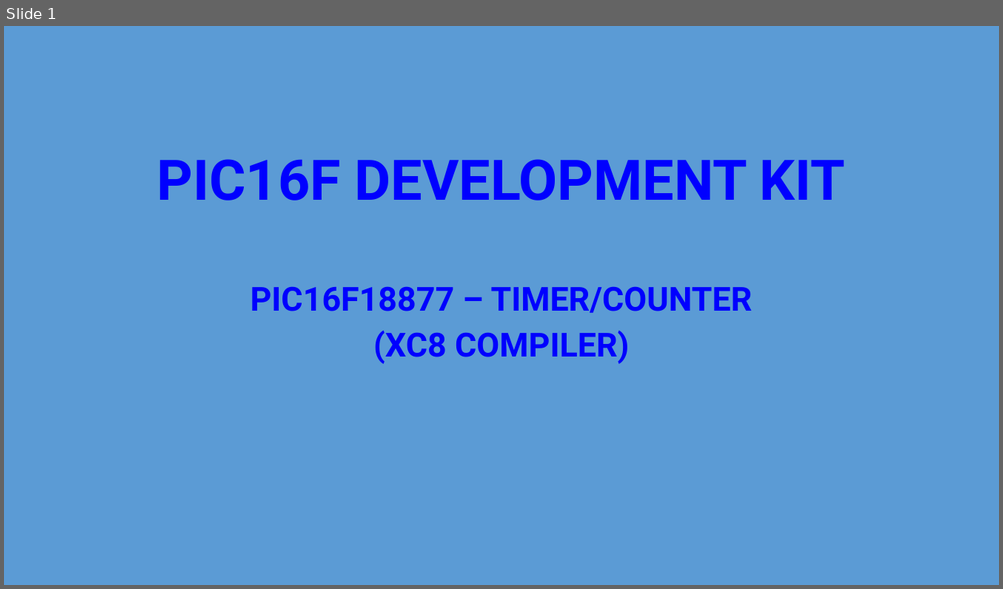
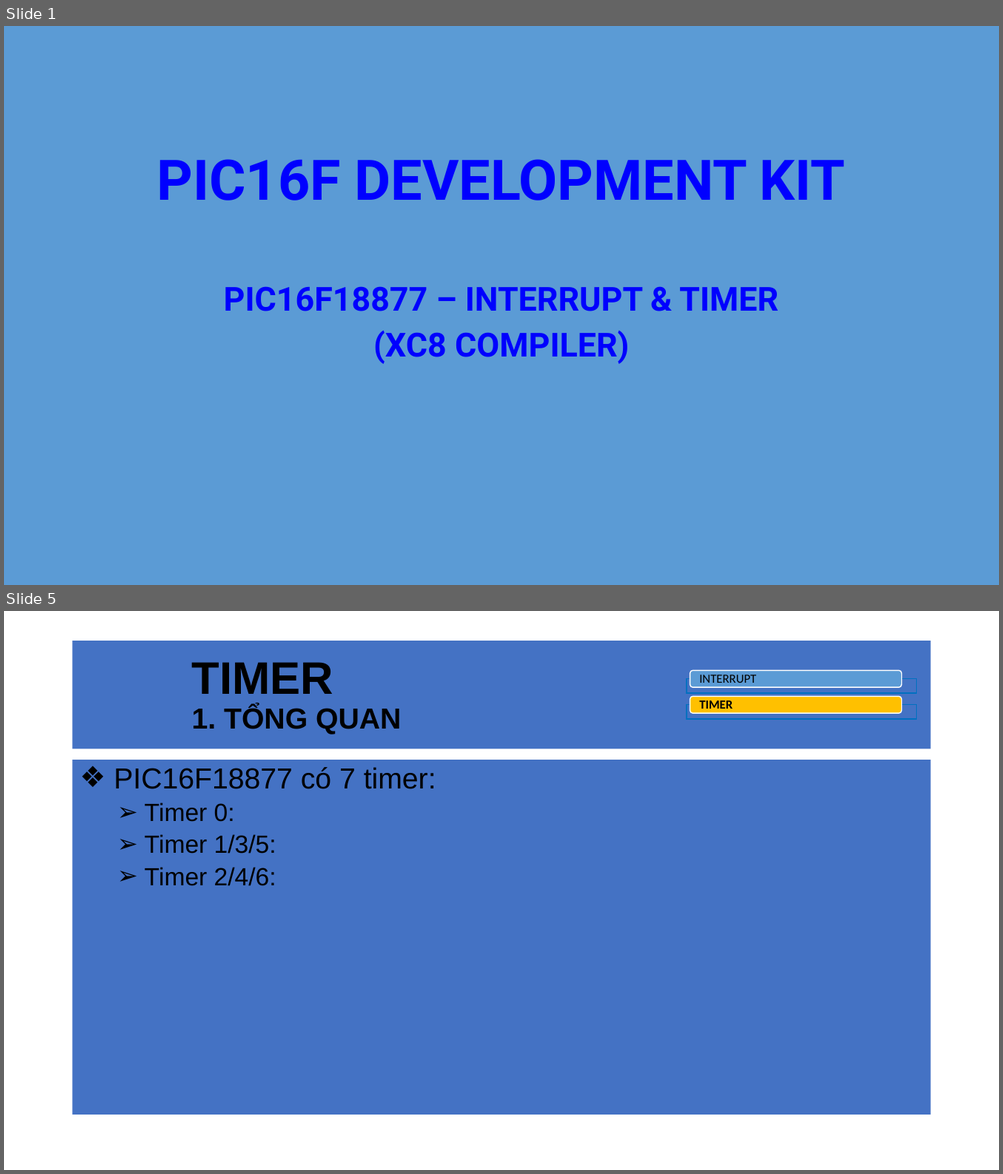
Before and after one commit to sampidevkit/PIC16FDevKit, a slide deck: TUT/B03_Timer/Timer.pptx. Shown one above the other, each under a label of ours: slide 1 before the commit, slides 1 and 5 after it; the slides between them are not shown. The pictures are 1003x589 and 1003x1174 pixels, drawn with LibreOffice and Linux fonts; fonts in the diff are those of the drawing; grey boxes stand for pictures; background and template pictures are left out. Boxes give left, top, right and bottom in pixels: in the first picture for what was removed or moved away, otherwise in the second. Text is boxed around its words. In the diff, an @@ line names an element or a change of style, - is before the commit and + after.

Commit message:
Present 2: Timer - update 2

```diff
--- a/TUT/B03_Timer/Timer.pptx
+++ b/TUT/B03_Timer/Timer.pptx
@@ slide 5 added at box(4, 611, 999, 1170), background #FFFFFF @@
@@ title added at box(73, 641, 930, 749), fill #4472C4, 28 pt, text #000000, bold @@
+TIMER
+1. TỔNG QUAN
@@ group added at box(687, 671, 916, 719): 2 rectangles, 2 freeform shapes @@
+INTERRUPT
+TIMER
@@ text added at box(73, 760, 930, 1116), fill #4472C4, 24 pt, text #000000 @@
+❖ PIC16F18877 có 7 timer:
+  ➢ Timer 0:
+  ➢ Timer 1/3/5:
+  ➢ Timer 2/4/6:
@@ slide 1 changed as well @@
@@ subtitle at box(224, 286, 778, 312): text changed @@
-PIC16F18877 – TIMER/COUNTER
+PIC16F18877 – INTERRUPT & TIMER
```
Also in this commit, not shown: 1 other slide changed, 5 other slides added, 9 slides removed, 11 other files.
